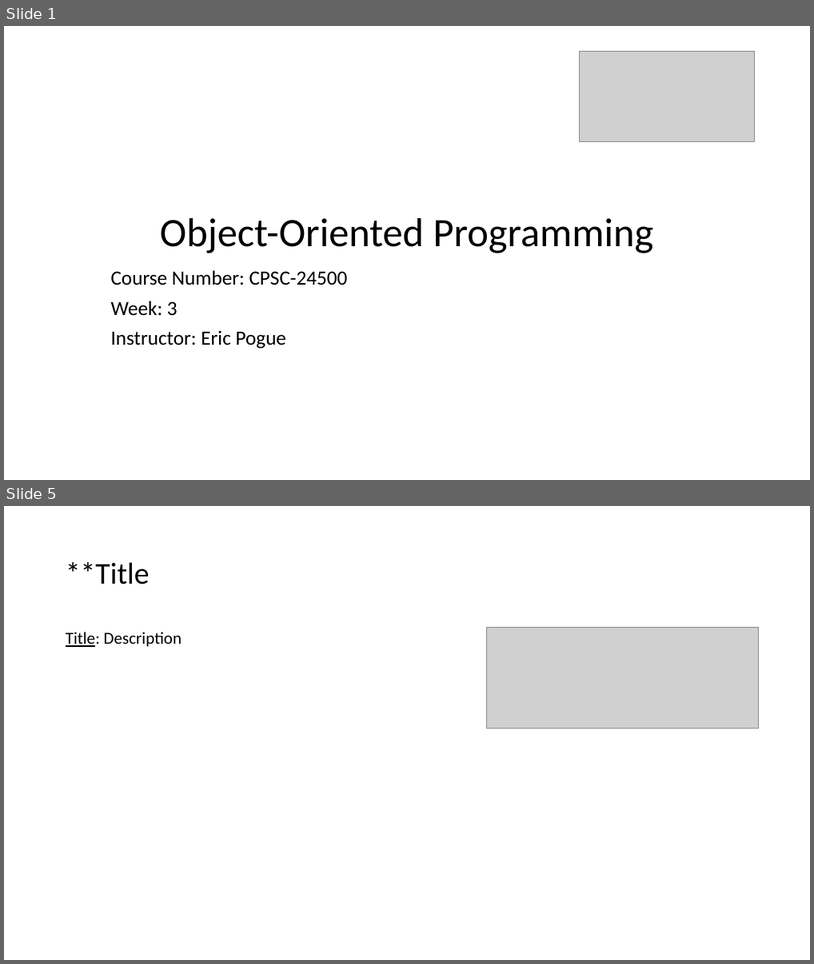
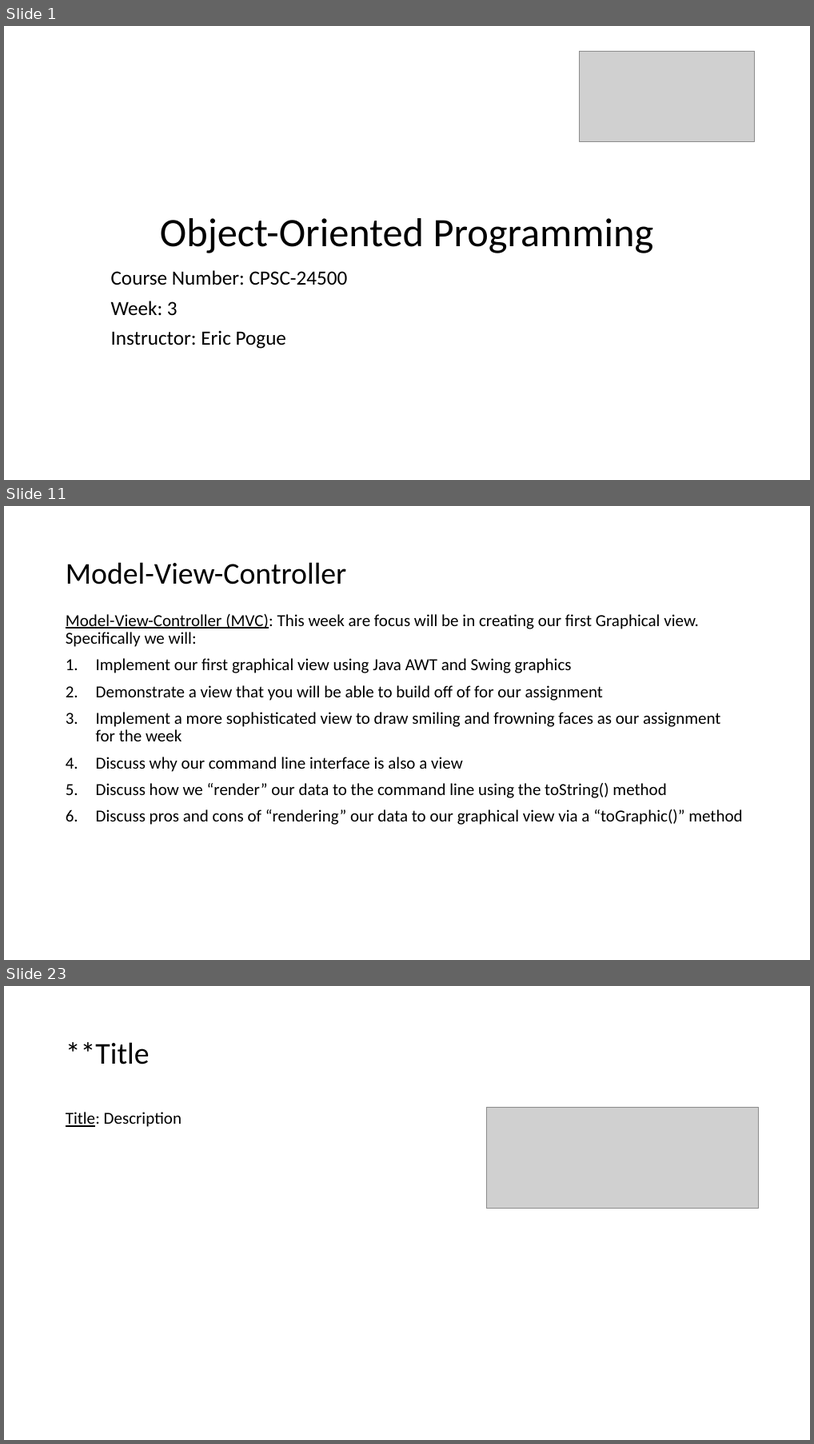
Before and after one commit to EricJPogue/www-epogue-info, a slide deck: CPSC-24500/Week03/2017SpringW03Slides.pptx. Shown one above the other, each under a label of ours: slides 1 and 5 before the commit, slides 1, 11 and 23 after it; the slides between them are not shown. The pictures are 814x964 and 814x1444 pixels, drawn with LibreOffice and Linux fonts; fonts in the diff are those of the drawing; grey boxes stand for pictures. Boxes give left, top, right and bottom in pixels: in the first picture for what was removed or moved away, otherwise in the second. Text is boxed around its words. In the diff, an @@ line names an element or a change of style, - is before the commit and + after.

Commit message:
Add and update week 3 files.

```diff
--- a/CPSC-24500/Week03/2017SpringW03Slides.pptx
+++ b/CPSC-24500/Week03/2017SpringW03Slides.pptx
@@ slide 11 added at (x1=4, y1=506, x2=810, y2=960), background #FFFFFF @@
@@ title added at (x1=66, y1=562, x2=347, y2=584), 36 pt, text #000000 @@
+Model-View-Controller
@@ text added at (x1=66, y1=614, x2=742, y2=824), 20 pt, text #000000 @@
+Model-View-Controller (MVC): This week are focus will be in creating our first Graphical view. Specifically we will:
+1. Implement our first graphical view using Java AWT and Swing graphics
+2. Demonstrate a view that you will be able to build off of for our assignment
+3. Implement a more sophisticated view to draw smiling and frowning faces as our assignment for the week
+4. Discuss why our command line interface is also a view
+5. Discuss how we “render” our data to the command line using the toString() method
+6. Discuss pros and cons of “rendering” our data to our graphical view via a “toGraphic()” method
@@ what was slide 5 is now slide 23 @@
```
Also in this commit, not shown: 4 slides changed, 16 other slides added, 9 slides removed, 5 other files.
